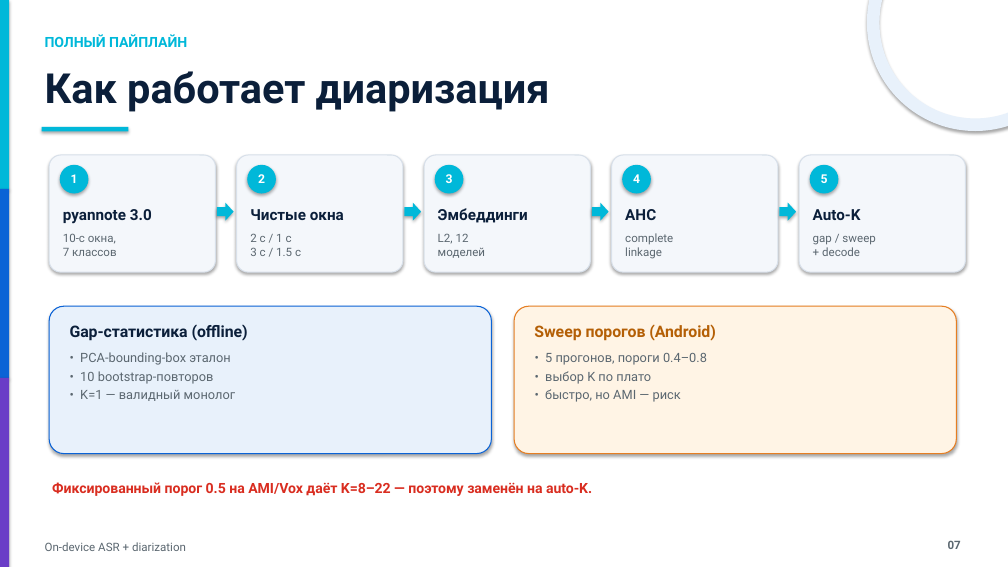
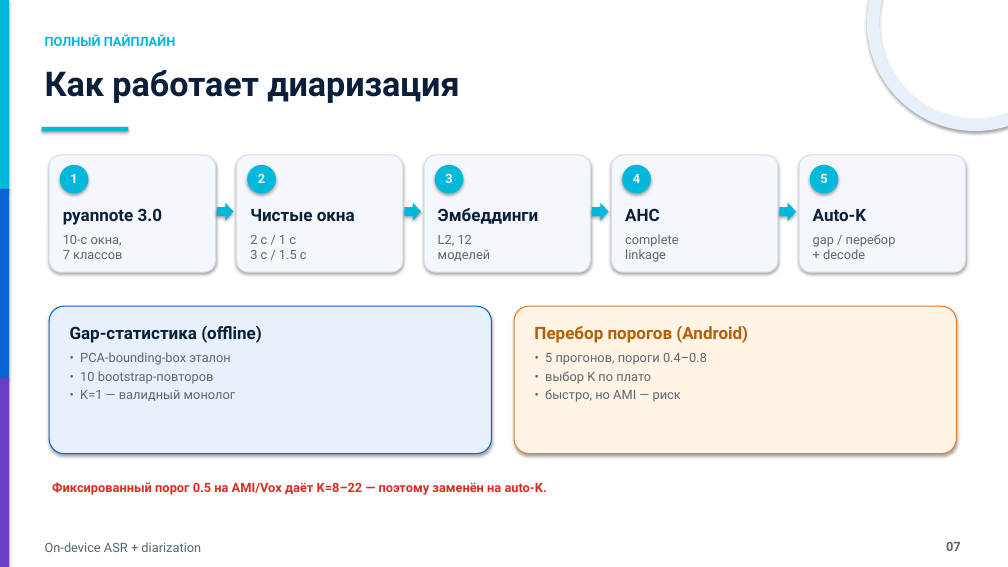
Before and after one commit to VershininSemyon/nuclear_hack_team_corgi, a slide deck: slide 7 of artifacts/hackathon_defense.pptx. Drawn at 1008x567 pixels with LibreOffice and Linux fonts; fonts in the diff are those of the drawing. Boxes give left, top, right and bottom in pixels: in the first picture for what was removed or moved away, otherwise in the second. Text is boxed around its words. In the diff, an @@ line names an element or a change of style, - is before the commit and + after.

Commit message:
Unify deck typography and explain the threshold sweep in the report
- deck: exactly three font sizes (28 / 14 / 10.5) across all 12 slides\n- fix the wrapped title on the pipeline slide so the subtitle no longer overlaps\n- center both Pareto charts in their half of the slide, drop the word sweep from the pipeline slide\n- report: rewrite method B step by step with a distance ladder and a worked five-threshold example; add a comparison table

```diff
--- a/artifacts/hackathon_defense.pptx
+++ b/artifacts/hackathon_defense.pptx
@@ text "ПОЛНЫЙ ПАЙПЛАЙН" at box(45, 34, 176, 46): size 13.3 to 12.2 pt @@
@@ text "Как работает диаризация" at box(45, 70, 459, 103): size 39.4 to 32.5 pt @@
@@ size 14.5 to 16.2 pt in 5 elements at box(63, 208, 162, 225), box(250, 209, 355, 221), box(438, 208, 538, 224), box(625, 208, 660, 221), box(813, 209, 866, 221) @@
@@ text at box(813, 234, 896, 247): text changed; size 11 to 12.2 pt @@
-gap / sweep
+gap / перебор
@@ text at box(823, 249, 865, 259): size 11 to 12.2 pt in "+ decode" @@
@@ text "Gap-статистика (offline)" at box(70, 326, 262, 343): size 15.1 to 16.2 pt @@
@@ text at box(534, 326, 748, 343): text changed; size 15.1 to 16.2 pt @@
-Sweep порогов (Android)
+Перебор порогов (Android)
@@ text "Фиксированный порог 0.5 на AMI/Vox ..." at box(52, 482, 547, 495): size 13.3 to 12.2 pt @@
@@ size 11 to 12.2 pt in 6 elements at box(63, 235, 122, 259), box(250, 235, 307, 259), box(438, 235, 491, 261), box(625, 234, 678, 262), box(45, 542, 201, 552), box(946, 542, 961, 551) @@
```
Also in this commit, not shown: 11 other slides changed, 3 other files.
